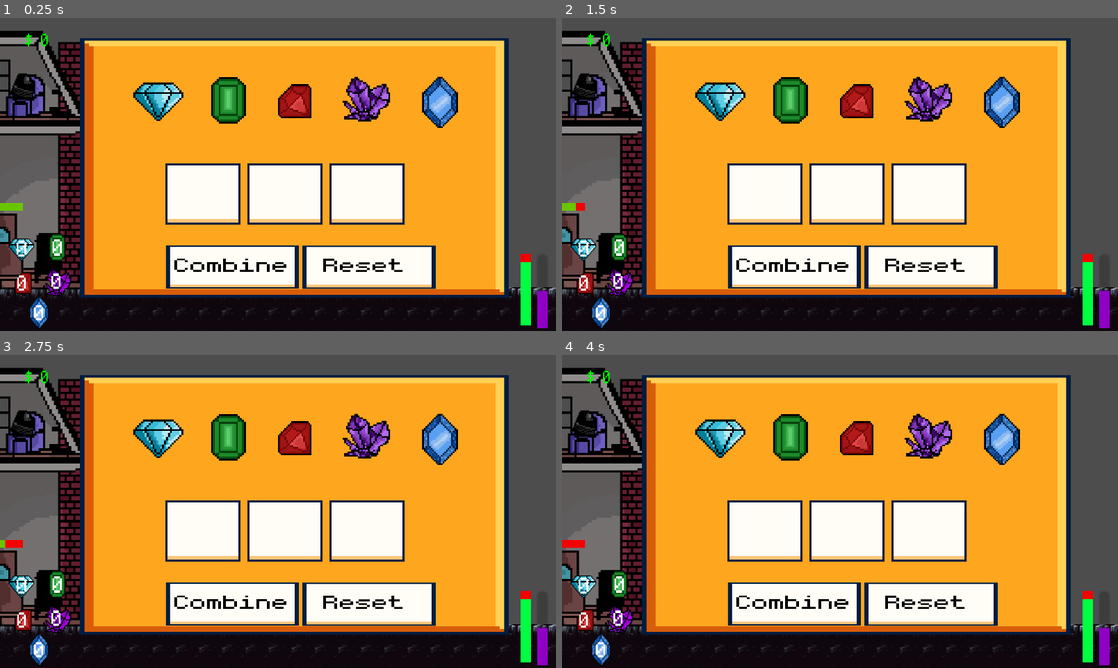
Above: before the commit, frames 1-4 (two rows, left to right).
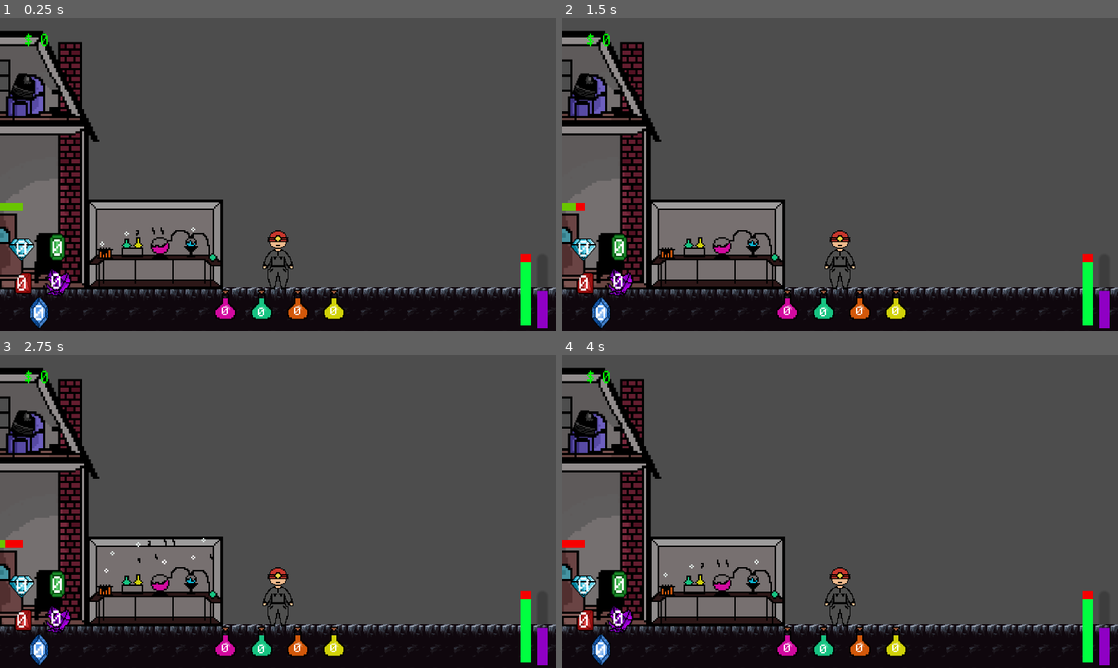
Above: after the commit, the same moments.

Repository: Jrees98/Pirate_Jam_15
Game: Godot game, scene res://Scenes/main.tscn
Same seed, same stepped clock (60 frames per second), same inputs: the game is played once before the commit and once after it. The project has no main scene, so this scene is started directly.
Inputs (mouse positions are in pixels of both pictures, inside the frame that each line leads up to):
- Up to frame 1 (0.25 s): no input
- Up to frame 2 (1.5 s): click (795, 268) at 0.52 s; click (789, 312) at 1.27 s
- Up to frame 3 (2.75 s): click (261, 649) at 2.02 s
- Up to frame 4 (4 s): click (723, 436) at 2.77 s; click (895, 649) at 3.52 s

The runs differ from the first frame. In frame 1, 64% of the frame differs, in the area x 14-92%, y 6-97%; in frame 2, 64%; in frame 3, 64%; in frame 4, 64%.

Commit message:
potion labels work

Diff:
--- a/Scenes/alchemist.gd
+++ b/Scenes/alchemist.gd
@@ -10,11 +10,16 @@
 var slot_3_gem : String
 var combination : String
 
+var total_health_potions : int
+var total_mining_potions : int
+var total_luck_potions : int
+var total_fear_potions : int
+
 var potion_recipes = {
-	"Strength Potion": "Diamond Emerald Ruby",
+	"Health Potion": "Diamond Emerald Ruby",
 	"Mining Potion": "Diamond Ruby Sapphire",
 	"Luck Potion": "Amethyst Diamond Ruby",
-	"Insanity Potion": "Emerald Ruby Sapphire"
+	"Fear Potion": "Emerald Ruby Sapphire"
 }
 
 
@@ -220,8 +225,9 @@
 	reload_table()
 
 
-
+### cOMBINE BUTTON ###
 func _on_combine_button_pressed():
+	var potion := ""
 	combination = slot_1_gem + " " + slot_2_gem + " " + slot_3_gem
 	var gems_array = combination.split(" ")
 	gems_array.sort()
@@ -242,17 +248,22 @@
 
 	var sorted_gems = str(" ").join(sorted_gems_array)
 
-	print(sorted_gems)
-	print(potion_recipes["Strength Potion"])
 	for key in potion_recipes.keys():
 		if potion_recipes[key] == sorted_gems:
-			print(key)
+			potion = key
+			print(potion)
+			if potion == "Health Potion":
+				total_health_potions += 1
+				$PotionsUI/HealthPotion/HealthPotionQuantity.text = str(total_health_potions)
+			elif potion == "Mining Potion":
+				total_mining_potions += 1
+				$PotionsUI/MiningPotion/MiningPotionQuantity.text = str(total_mining_potions)
+			elif potion == "Luck Potion":
+				total_luck_potions += 1
+				$PotionsUI/LuckPotion/LuckPotionQuantity.text = str(total_luck_potions)
+			elif potion == "Fear Potion":
+				total_fear_potions += 1
+				$PotionsUI/FearPotion/FearPotionQuantity.text = str(total_fear_potions)
+
 
 	reload_table()
-	print(sorted_gems_array)
-
-	var diamond = Global.total_gems
-	var emerald = Global.total_greengem
-	var ruby = Global.total_redgem
-	var amethyst = Global.total_purplegem
-	var sapphire = Global.total_whitegem
--- a/Scenes/alchemist.tscn
+++ b/Scenes/alchemist.tscn
@@ -11,6 +11,7 @@
 [ext_resource type="Texture2D" uid="uid://bfpoipcw1glka" path="res://Assets/Untitled 15.png" id="9_xaolf"]
 [ext_resource type="Texture2D" uid="uid://s4ufnhdi0b5q" path="res://Assets/Untitled 19.png" id="10_pi2m2"]
 [ext_resource type="Texture2D" uid="uid://dfso8pcd2fm5q" path="res://Assets/UI_Flat_Select_01a2.png" id="11_5pxak"]
+[ext_resource type="Texture2D" uid="uid://dapy1kgvmfcq1" path="res://Assets/Pots.png" id="12_ga6ye"]
 
 [sub_resource type="AtlasTexture" id="AtlasTexture_1qv2i"]
 atlas = ExtResource("1_17htp")
@@ -120,6 +121,16 @@
 
 [sub_resource type="StyleBoxEmpty" id="StyleBoxEmpty_7s6ip"]
 
+[sub_resource type="StyleBoxEmpty" id="StyleBoxEmpty_ymhkf"]
+
+[sub_resource type="StyleBoxEmpty" id="StyleBoxEmpty_yldog"]
+
+[sub_resource type="StyleBoxEmpty" id="StyleBoxEmpty_66d0m"]
+
+[sub_resource type="StyleBoxEmpty" id="StyleBoxEmpty_ofxoj"]
+
+[sub_resource type="StyleBoxEmpty" id="StyleBoxEmpty_6wwsf"]
+
 [node name="Alchemist" type="Area2D"]
 collision_layer = 0
 collision_mask = 2
@@ -135,6 +146,7 @@
 shape = SubResource("RectangleShape2D_ykcnq")
 
 [node name="CanvasLayer" type="CanvasLayer" parent="."]
+visible = false
 
 [node name="Panel" type="Panel" parent="CanvasLayer"]
 anchors_preset = 15
@@ -393,6 +405,132 @@
 position = Vector2(0.142044, 0)
 scale = Vector2(1.27845, 1.27543)
 texture = ExtResource("11_5pxak")
+
+[node name="PotionsUI" type="CanvasLayer" parent="."]
+
+[node name="HealthPotion" type="Sprite2D" parent="PotionsUI"]
+position = Vector2(934, 1195)
+scale = Vector2(5, 5)
+texture = ExtResource("12_ga6ye")
+hframes = 5
+frame = 2
+
+[node name="HealthPotionButton" type="Button" parent="PotionsUI/HealthPotion"]
+offset_left = -8.0
+offset_top = -3.0
+offset_right = 8.0
+offset_bottom = 10.0
+theme_override_styles/normal = SubResource("StyleBoxEmpty_ymhkf")
+theme_override_styles/hover = SubResource("StyleBoxEmpty_yldog")
+theme_override_styles/pressed = SubResource("StyleBoxEmpty_66d0m")
+theme_override_styles/disabled = SubResource("StyleBoxEmpty_ofxoj")
+theme_override_styles/focus = SubResource("StyleBoxEmpty_6wwsf")
+
+[node name="HealthPotionSelector" type="Sprite2D" parent="PotionsUI/HealthPotion"]
+visible = false
+scale = Vector2(1.3, 1.3)
+texture = ExtResource("11_5pxak")
+
+[node name="HealthPotionQuantity" type="Label" parent="PotionsUI/HealthPotion"]
+offset_left = -3.4
+offset_top = -4.2
+offset_right = 36.6
+offset_bottom = 18.8
+theme_override_fonts/font = ExtResource("7_kwlbv")
+text = "0"
+
+[node name="MiningPotion" type="Sprite2D" parent="PotionsUI"]
+position = Vector2(1084, 1195)
+scale = Vector2(5, 5)
+texture = ExtResource("12_ga6ye")
+hframes = 5
+
+[node name="MiningPotionButton" type="Button" parent="PotionsUI/MiningPotion"]
+offset_left = -8.0
+offset_top = -3.0
+offset_right = 8.0
+offset_bottom = 10.0
+theme_override_styles/normal = SubResource("StyleBoxEmpty_ymhkf")
+theme_override_styles/hover = SubResource("StyleBoxEmpty_yldog")
+theme_override_styles/pressed = SubResource("StyleBoxEmpty_66d0m")
+theme_override_styles/disabled = SubResource("StyleBoxEmpty_ofxoj")
+theme_override_styles/focus = SubResource("StyleBoxEmpty_6wwsf")
+
+[node name="MiningPotionSelector" type="Sprite2D" parent="PotionsUI/MiningPotion"]
+visible = false
+scale = Vector2(1.3, 1.3)
+texture = ExtResource("11_5pxak")
+
+[node name="MiningPotionQuantity" type="Label" parent="PotionsUI/MiningPotion"]
+offset_left = -3.0
+offset_top = -2.8
+offset_right = 37.0
+offset_bottom = 20.2
+theme_override_fonts/font = ExtResource("7_kwlbv")
+text = "0
+"
+
+[node name="LuckPotion" type="Sprite2D" parent="PotionsUI"]
+position = Vector2(1384, 1195)
+scale = Vector2(5, 5)
+texture = ExtResource("12_ga6ye")
+hframes = 5
+frame = 1
+
+[node name="LuckPotionButton" type="Button" parent="PotionsUI/LuckPotion"]
+offset_left = -8.0
+offset_top = -3.0
+offset_right = 8.0
+offset_bottom = 10.0
+theme_override_styles/normal = SubResource("StyleBoxEmpty_ymhkf")
+theme_override_styles/hover = SubResource("StyleBoxEmpty_yldog")
+theme_override_styles/pressed = SubResource("StyleBoxEmpty_66d0m")
+theme_override_styles/disabled = SubResource("StyleBoxEmpty_ofxoj")
+theme_override_styles/focus = SubResource("StyleBoxEmpty_6wwsf")
+
+[node name="LuckPotionSelector" type="Sprite2D" parent="PotionsUI/LuckPotion"]
+visible = false
+scale = Vector2(1.3, 1.3)
+texture = ExtResource("11_5pxak")
+
+[node name="LuckPotionQuantity" type="Label" parent="PotionsUI/LuckPotion"]
+offset_left = -2.6
+offset_top = -3.8
+offset_right = 37.4
+offset_bottom = 19.2
+theme_override_fonts/font = ExtResource("7_kwlbv")
+text = "0"
+
+[node name="FearPotion" type="Sprite2D" parent="PotionsUI"]
+position = Vector2(1234, 1195)
+scale = Vector2(5, 5)
+texture = ExtResource("12_ga6ye")
+hframes = 5
+frame = 4
+
+[node name="FearPotionButton" type="Button" parent="PotionsUI/FearPotion"]
+offset_left = -8.0
+offset_top = -3.0
+offset_right = 8.0
+offset_bottom = 10.0
+theme_override_styles/normal = SubResource("StyleBoxEmpty_ymhkf")
+theme_override_styles/hover = SubResource("StyleBoxEmpty_yldog")
+theme_override_styles/pressed = SubResource("StyleBoxEmpty_66d0m")
+theme_override_styles/disabled = SubResource("StyleBoxEmpty_ofxoj")
+theme_override_styles/focus = SubResource("StyleBoxEmpty_6wwsf")
+
+[node name="FearPotionSelector" type="Sprite2D" parent="PotionsUI/FearPotion"]
+visible = false
+scale = Vector2(1.3, 1.3)
+texture = ExtResource("11_5pxak")
+
+[node name="FearPotionQuantity" type="Label" parent="PotionsUI/FearPotion"]
+offset_left = -2.6
+offset_top = -3.6
+offset_right = 37.4
+offset_bottom = 19.4
+theme_override_fonts/font = ExtResource("7_kwlbv")
+text = "0"
 
 [connection signal="body_entered" from="." to="." method="_on_body_entered"]
 [connection signal="body_exited" from="." to="." method="_on_body_exited"]
Binary file added: Assets/Pots.png
Not shown, added: Assets/Pots.png.import
Not shown: 1 places in Scenes/alchemist.tscn that only renumber resources
